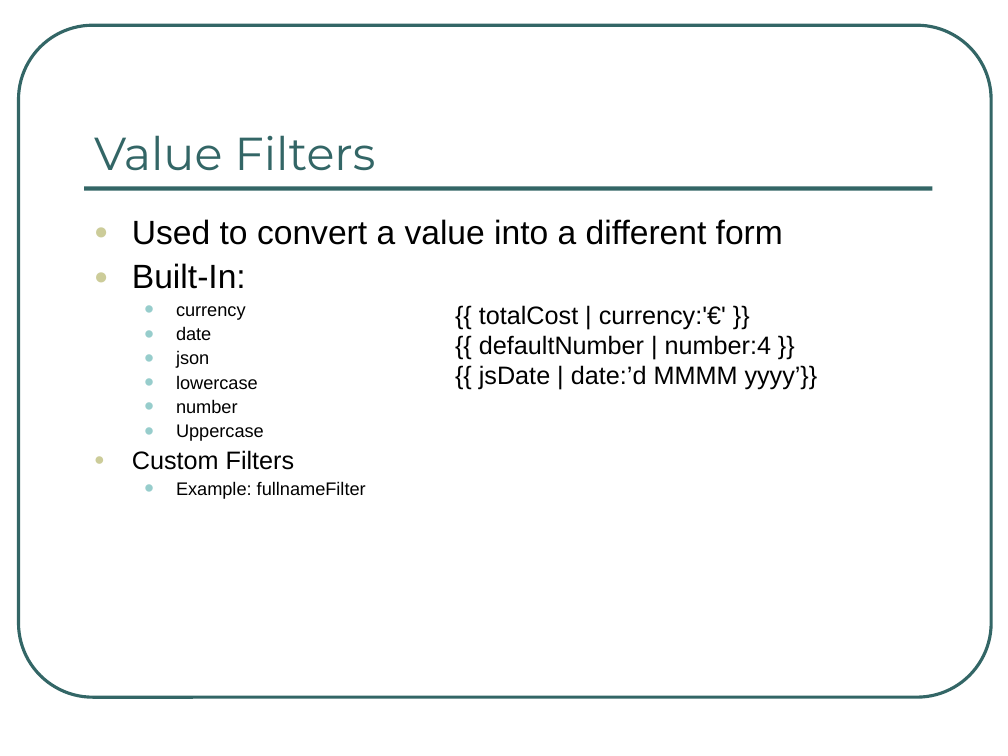
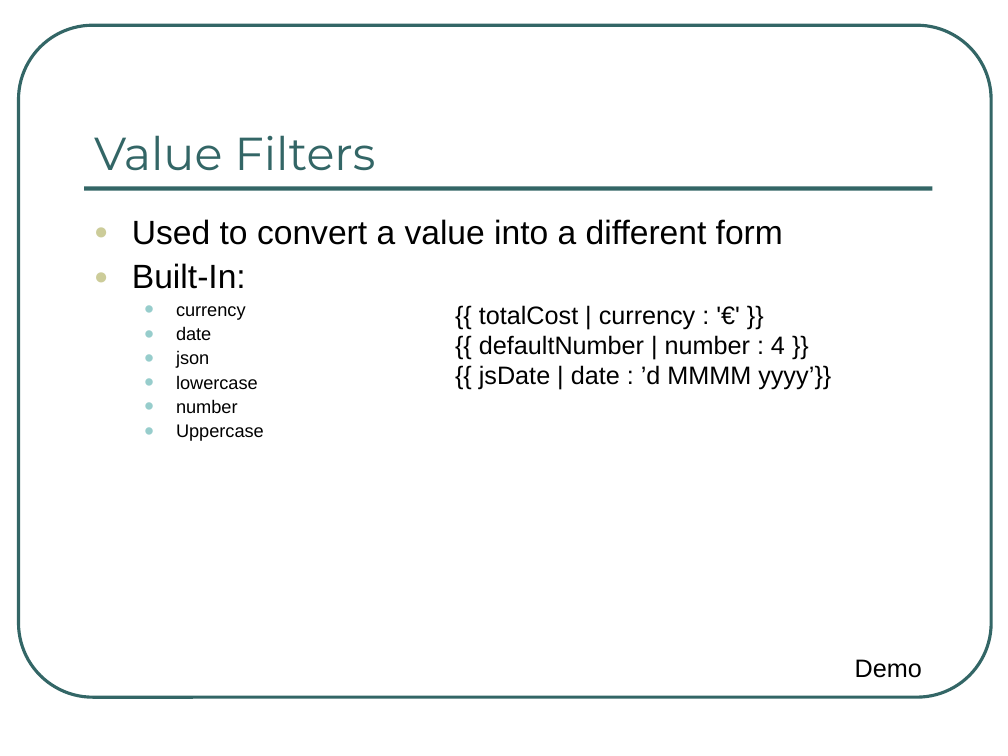
Before and after one commit to ng-al/AngularIntroApp, a slide deck: slide 31 of AngularJS Intro.ppt (slide 21 before the commit). Drawn at 1008x756 pixels with LibreOffice and Linux fonts; fonts in the diff are those of the drawing. Boxes give left, top, right and bottom in pixels: in the first picture for what was removed or moved away, otherwise in the second. Text is boxed around its words. In the diff, an @@ line names an element or a change of style, - is before the commit and + after.

```diff
--- a/AngularJS Intro.ppt
+++ b/AngularJS Intro.ppt
@@ text at bbox=[479, 305, 831, 390]: spaces changed @@
-{{ totalCost | currency:'€' }}
-{{ defaultNumber | number:4 }}
-{{ jsDate | date:’d MMMM yyyy’}}
+{{ totalCost | currency : '€' }}
+{{ defaultNumber | number : 4 }}
+{{ jsDate | date : ’d MMMM yyyy’}}
@@ text at bbox=[132, 450, 366, 499]: paragraphs removed @@
-● Custom Filters
-  • Example: fullnameFilter
@@ text added at bbox=[855, 659, 922, 678], 18 pt, text #000000 @@
+Demo
```
Also in this commit, not shown: 12 other slides changed, 12 slides added, 4 slides removed.
